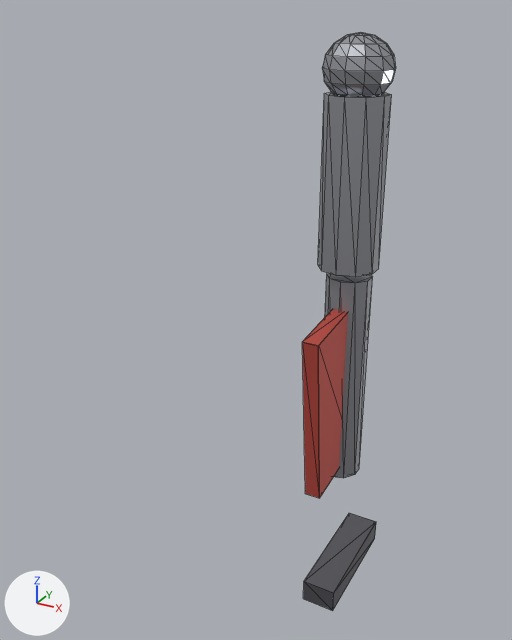
Before and after pictures for a commit that changed the glTF model public/mecha/parts/street-sprinter/street-sprinter.glb.
Before and after are seen from a 50 mm camera at (0.442, -1.15, 0.059) aimed at (-0.204, 0.024, -0.528). Every picture has the same lights, and +X, +Y and +Z are marked at lower left. The first picture is the older version. Mesh edges are drawn as thin lines.

Objects in the first picture: 'blade', 'fairing', 'hip', 'shin', 'thigh'.
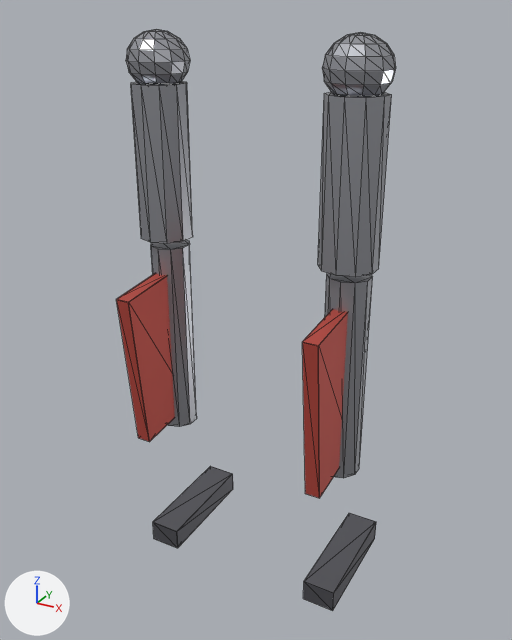
The newer file is also turned or shifted as a whole; pictures and numbers use the older file's frame.

What differs and where, as boxes [x1, y1, x2, y2] in the pictures (512 x 640 px):
```json
{"object": "thigh_r", "change": "added", "after": [131, 81, 193, 244]}
{"object": "fairing_r", "change": "added", "after": [116, 273, 175, 442], "on screen": "red"}
{"object": "shin_r", "change": "added", "after": [151, 240, 197, 427]}
{"object": "blade_r", "change": "added", "after": [153, 466, 233, 548]}
{"object": "hip_r", "change": "added", "after": [126, 29, 190, 85]}
{"object": "hip", "change": "unchanged, covered by the edit", "before": [322, 32, 396, 97]}
{"object": "hip_l", "change": "unchanged, uncovered by the edit", "after": [322, 32, 396, 97]}
```

Edits to the scene script, one JSON object a line:
```json
{"op": "add", "block": "me_sphere_090", "code": ["me_sphere_090 = bpy.data.meshes.new('Sphere.090')", "me_sphere_090.from_pydata(...)  # a UV sphere (12 segments, 8 rings, poles along z) spanning x -0.06..0.06, y -0.06..0.06, z -0.054..0.054", "me_sphere_090.materials.append(mat_steel)  # grey #b3b5bc"]}
{"op": "add", "block": "ob_blade_r", "code": ["ob_blade_r = bpy.data.objects.new('blade_r', me_cube_002.copy())  # the mesh of ob_blade", "ob_blade_r.location = (-0.4, 0.06, -1.095)"]}
{"op": "add", "block": "ob_fairing_r", "code": ["ob_fairing_r = bpy.data.objects.new('fairing_r', me_cube_001.copy())  # the mesh of ob_fairing", "ob_fairing_r.location = (-0.4, -0.06, -0.62)"]}
{"op": "add", "block": "ob_shin_r", "code": ["ob_shin_r = bpy.data.objects.new('shin_r', me_cylinder_001.copy())  # the mesh of ob_shin", "ob_shin_r.location = (-0.4, 0.01, -0.6)"]}
{"op": "add", "block": "ob_thigh_r", "code": ["ob_thigh_r = bpy.data.objects.new('thigh_r', me_cylinder.copy())  # the mesh of ob_thigh", "ob_thigh_r.location = (-0.4, 0.0, -0.22)"]}
{"op": "add", "block": "ob_hip_r", "code": ["ob_hip_r = bpy.data.objects.new('hip_r', me_sphere_090)", "ob_hip_r.location = (-0.4, 0.0, -0.03)"]}
```
